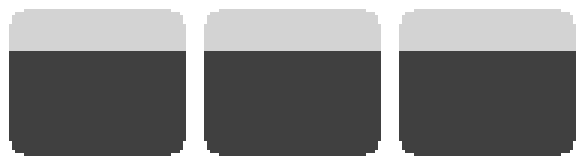
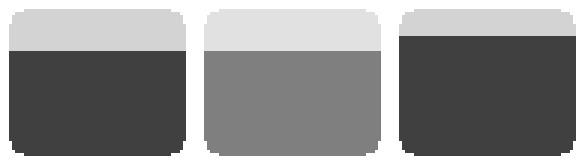
Revision of a layered 585px x 165px image; what changed, layer by layer:
painted on "org/str #2" over left=399, top=36, right=576, bottom=51
painted on "unitcounter #2" over left=399, top=36, right=576, bottom=51
"M-transparency": opacity 75% → 50% over left=204, top=9, right=381, bottom=156
